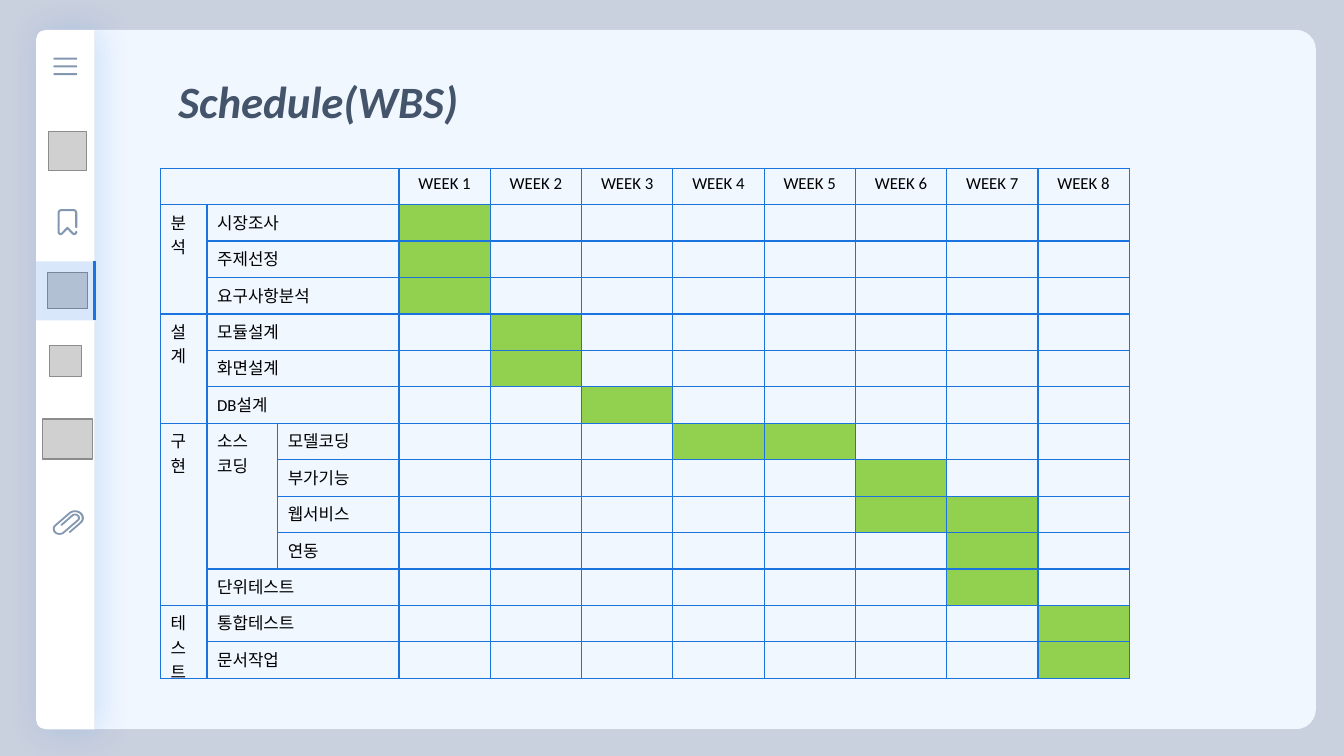
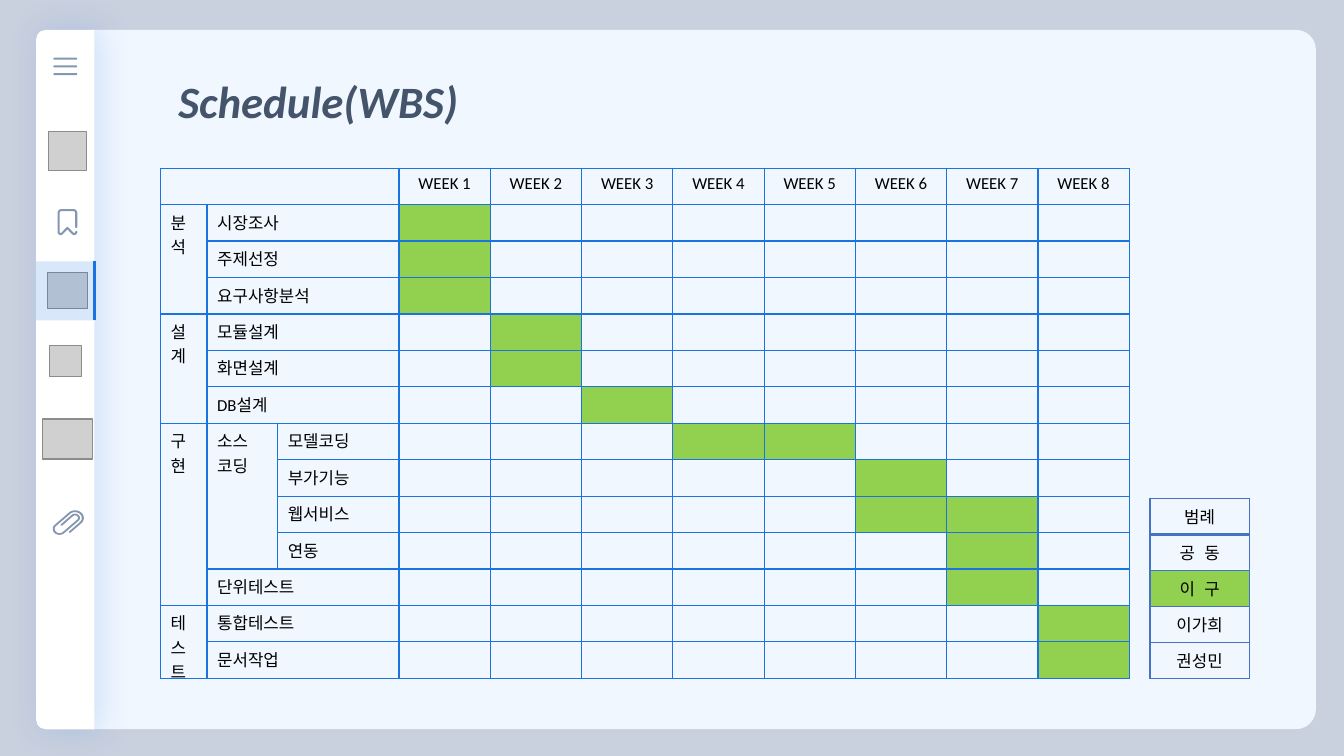
Before and after one commit to florentious/AutoGenerating_VariableName, a slide deck: slide 9 of Text/Presentation/presentation_ver0_4.pptm (slide 8 before the commit). Drawn at 1344x756 pixels with LibreOffice and Linux fonts; fonts in the diff are those of the drawing; grey boxes stand for pictures. Boxes give left, top, right and bottom in pixels: in the first picture for what was removed or moved away, otherwise in the second. Text is boxed around its words. In the diff, an @@ line names an element or a change of style, - is before the commit and + after.

```diff
--- a/Text/Presentation/presentation_ver0_4.pptm
+++ b/Text/Presentation/presentation_ver0_4.pptm
@@ table added at (1150,498,1249,679), 5 rows, 1 columns @@
+범례
+공 동
+이 구
+이가희
+권성민
```
Also in this commit, not shown: 8 other slides changed, 2 slides added, 1 slide removed, 22 other files.
